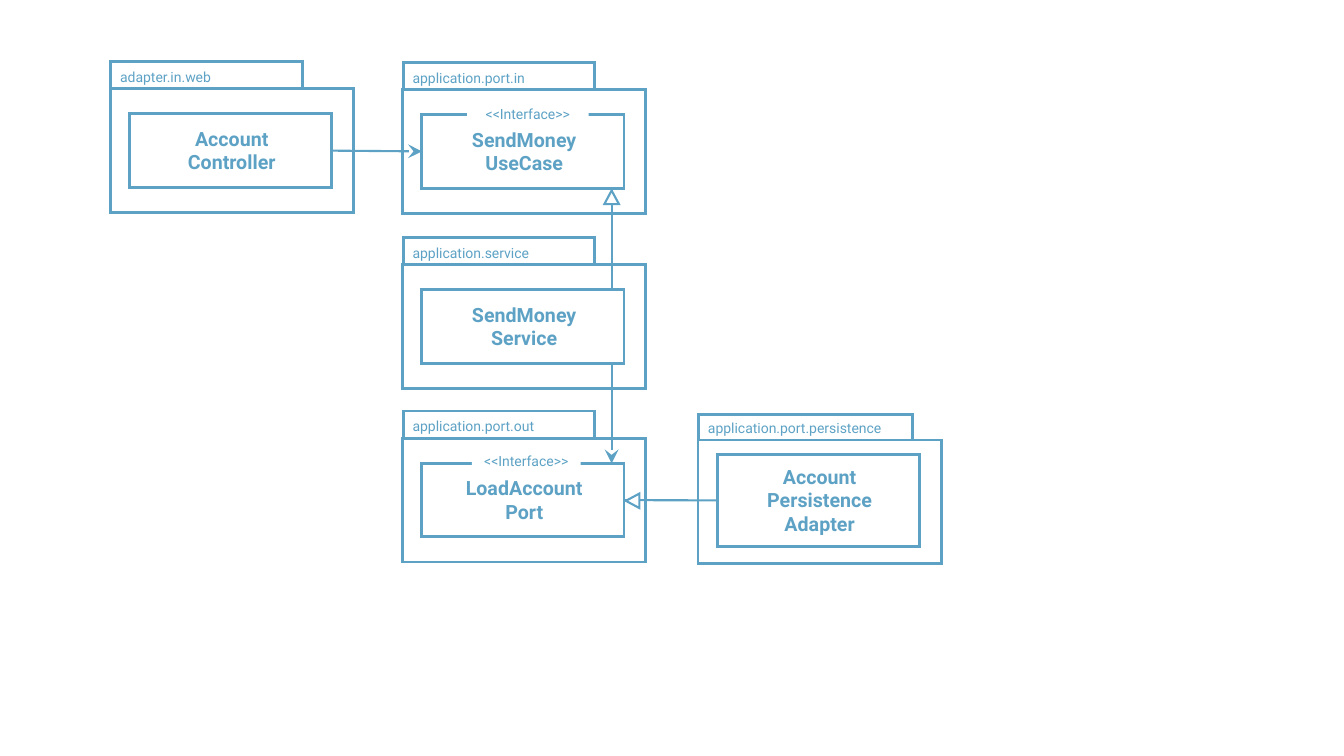
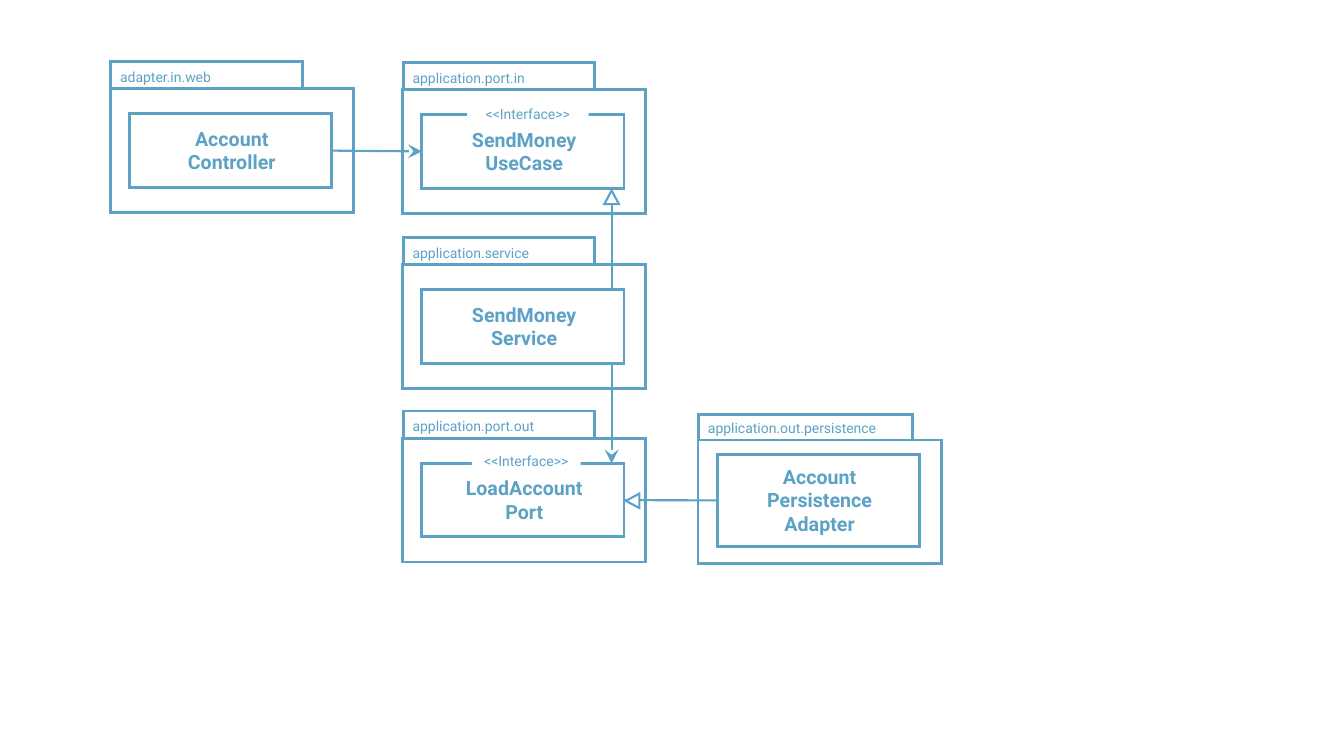
Before and after one commit to rudaks-han/book-summary, a slide deck: slide 6 of Get Your Hands Dirty on Clean Architecture/ref/프레젠테이션1.pptx. Drawn at 1344x756 pixels with LibreOffice and Linux fonts; fonts in the diff are those of the drawing. Boxes give left, top, right and bottom in pixels: in the first picture for what was removed or moved away, otherwise in the second. Text is boxed around its words. In the diff, an @@ line names an element or a change of style, - is before the commit and + after.

```diff
--- a/Get Your Hands Dirty on Clean Architecture/ref/프레젠테이션1.pptx
+++ b/Get Your Hands Dirty on Clean Architecture/ref/프레젠테이션1.pptx
@@ text at (708, 422, 876, 436): text changed @@
-application.port.persistence
+application.out.persistence
```
Also in this commit, not shown: 4 other files.
